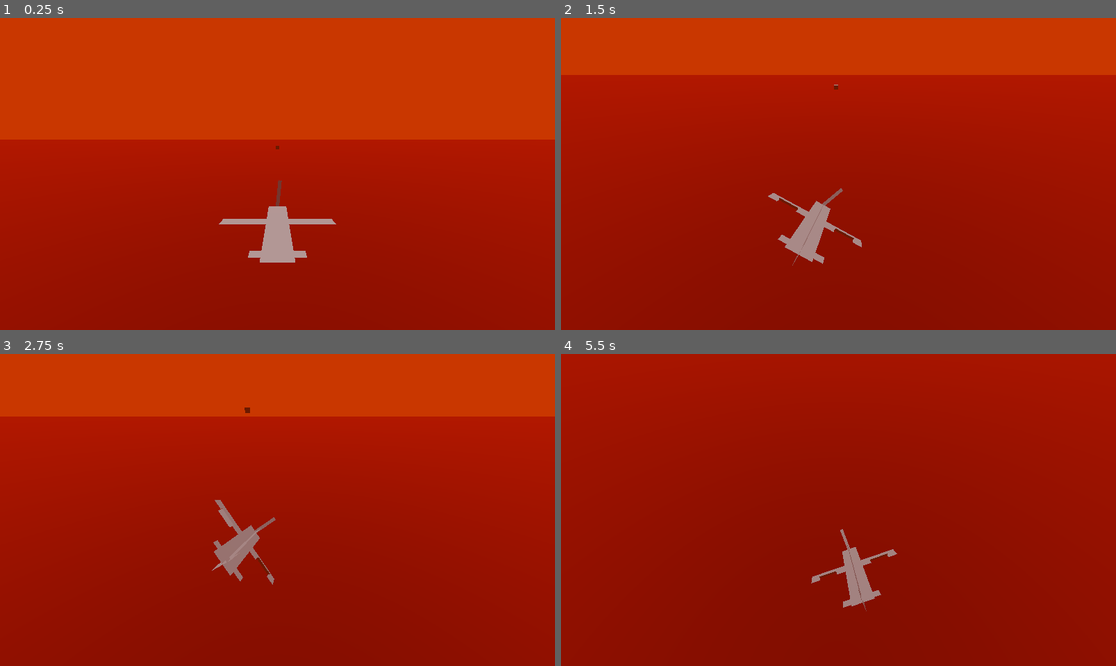
Above: before the commit, frames 1-4 (two rows, left to right).
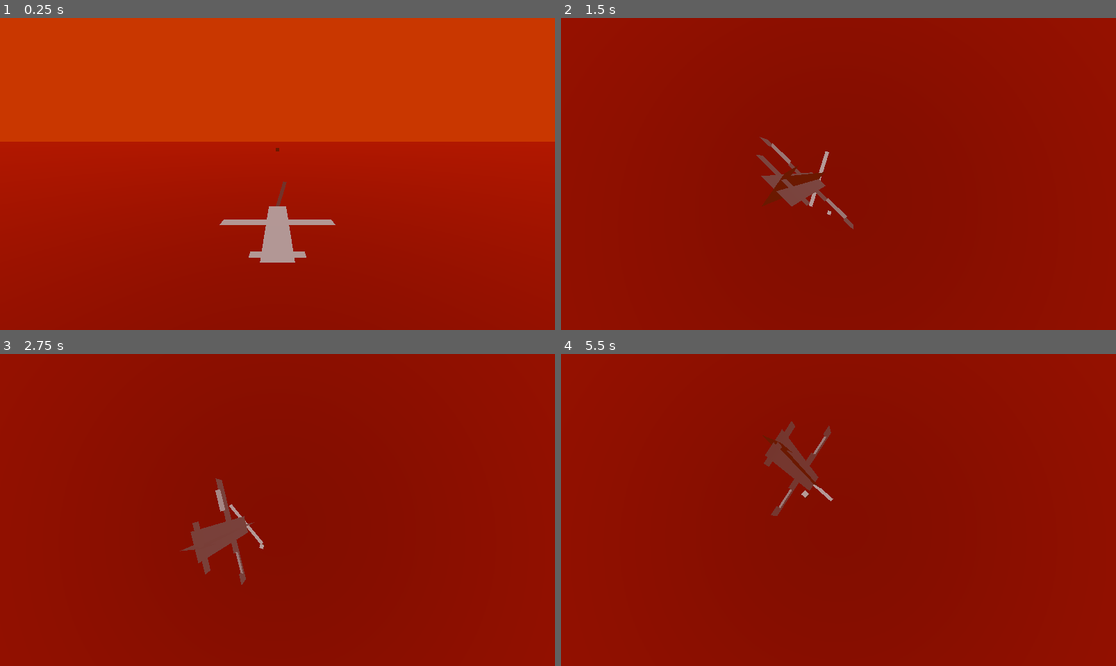
Above: after the commit, the same moments.

Repository: proximadams/Paper-Pilots
Game: Godot game, scene res://scenes/level.tscn
The game is run twice, just before and just after one commit, with the same random seed, the same clock (stepped at 60 frames per second) and the same inputs.
Inputs:
- Up to frame 1 (0.25 s): no input
- Up to frame 2 (1.5 s): hold Right (move_right) 0.53-1.28 s; hold J (shoot) 0.53-1.28 s; hold Down (move_down) from 1.28 s (still down); tap J (shoot) at 1.35 s
- Up to frame 3 (2.75 s): release Down (move_down) at 2.03 s; hold Right (move_right) from 2.03 s (still down); hold J (shoot) from 2.03 s (still down)
- Up to frame 4 (5.5 s): release Right (move_right) at 2.78 s; release J (shoot) at 2.78 s; hold Up (move_up) 2.78-3.53 s; tap J (shoot) at 2.85, 4.35 s; hold J (shoot) 3.53-4.28 s; hold Left (move_left) 3.53-5.03 s; hold Down (move_down) from 5.03 s (still down); hold J (shoot) from 5.03 s (still down)

The runs differ from the first frame. In frame 1, 0.9% of the frame differs, in the area x 0-100%, y 38-78%; in frame 2, 41%; in frame 3, 42%, in the area x 0-100%, y 0-74%; in frame 4, 3.9%.

Commit message:
improve movement & fix bug

Diff:
--- a/scripts/player.gd
+++ b/scripts/player.gd
@@ -3,9 +3,9 @@
 const GRAVITY               : float = -200.0
 const MAX_PROPELLOR_SPEED   : float = 20.0
 const MAX_PROPULSION_SPEED  : float = 10000.0
-const MOVE_ACCELERATION     : float = 100.0
+const MOVE_ACCELERATION     : float = 400.0
 const PROPELLOR_ACCELERATION: float = 50.0
-const SHOOT_DECCELERATION   : float = 5000.0
+const SHOOT_DECCELERATION   : float = 1000.0
 const TILT_DOWN_SPEED       : float = 100.0
 const WING_DEGREES          : float = 45.0
 
@@ -31,6 +31,10 @@
 	var result = 1.0
 	if Input.is_action_pressed('shoot'):
 		result = -1.0
+	if result < 0.0:
+		result *= SHOOT_DECCELERATION
+	else:
+		result *= MOVE_ACCELERATION
 	return result
 
 func handle_gravity() -> void:
@@ -38,23 +42,26 @@
 
 func handle_movement(delta: float) -> void:
 	var accdeccMult = _get_acceleration_decceleration_mult()
-	propulsionSpeed = max(0.0, propulsionSpeed + (accdeccMult * delta * MOVE_ACCELERATION))
+	propulsionSpeed = max(0.0, propulsionSpeed + (accdeccMult * delta))
 	propulsionSpeed -= (global_basis.z.normalized().y - 0.5) * delta * 70.0
-	propulsionSpeed = min(MAX_PROPULSION_SPEED, propulsionSpeed)
+	propulsionSpeed = min(MAX_PROPULSION_SPEED, max(0.0, propulsionSpeed))
 
 	velocity = Vector3(propulsionSpeed, propulsionSpeed, propulsionSpeed)
 	velocity *= delta * global_basis.z.normalized()
 	velocity.y += delta * fallSpeed
 	move_and_slide()
+	transform = transform.orthonormalized()
 
 func handle_rotation(delta: float) -> void:
-	var speedMultX = 0.3 + (0.003 * (sqrt(propulsionSpeed * abs(fallSpeed))))
+	var speedMultX = 0.5 + (0.003 * (sqrt(propulsionSpeed * abs(fallSpeed))))
 	var speedMultY = 0.4 + (0.0008 * (sqrt(propulsionSpeed * abs(fallSpeed))))
 	var inputDirection = get_input_direction()
 	if 0.0 < propulsionSpeed or rad_to_deg(rotation.x) < 80.0 or 100.0 < rad_to_deg(rotation.x):
 		rotate_object_local(Vector3.RIGHT, delta * inputDirection.y * speedMultY)
 	rotate_object_local(Vector3.FORWARD, delta * inputDirection.x * speedMultX)
 	if rad_to_deg(rotation.x) < 80.0 or 100.0 < rad_to_deg(rotation.x):
+		if propulsionSpeed == 0.0:
+			propulsionSpeed = 0.001
 		rotation.x += delta * max(0.0, max(0.0, TILT_DOWN_SPEED/propulsionSpeed) - 0.1)
 
 func handle_spin_propellor(delta: float) -> void:
